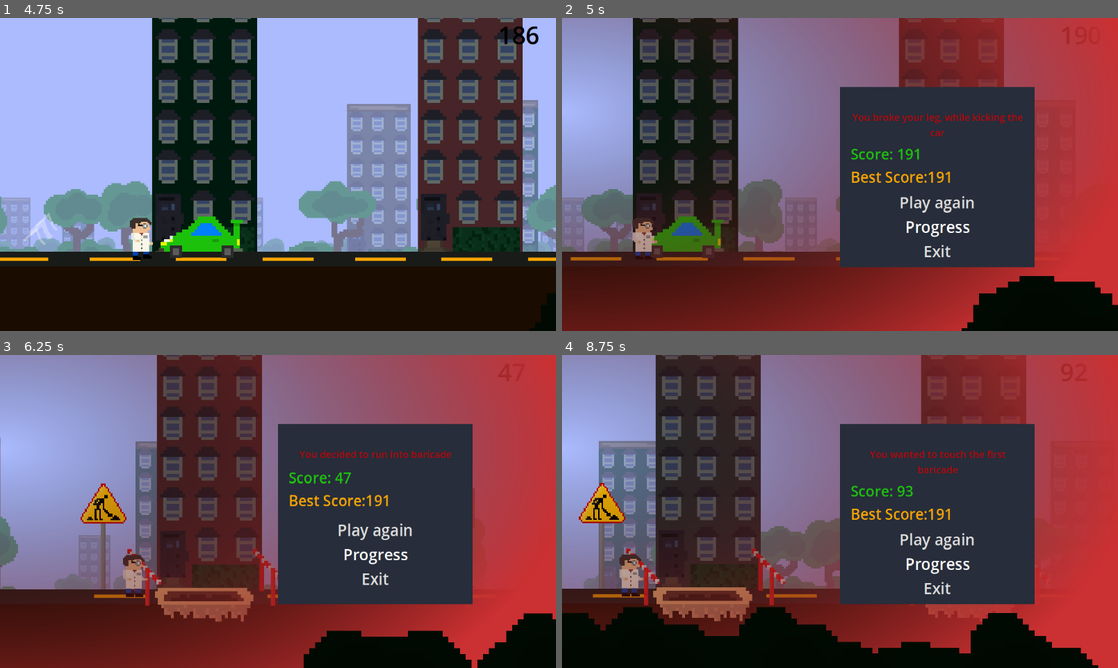
Above: before the commit, frames 1-4 (two rows, left to right).
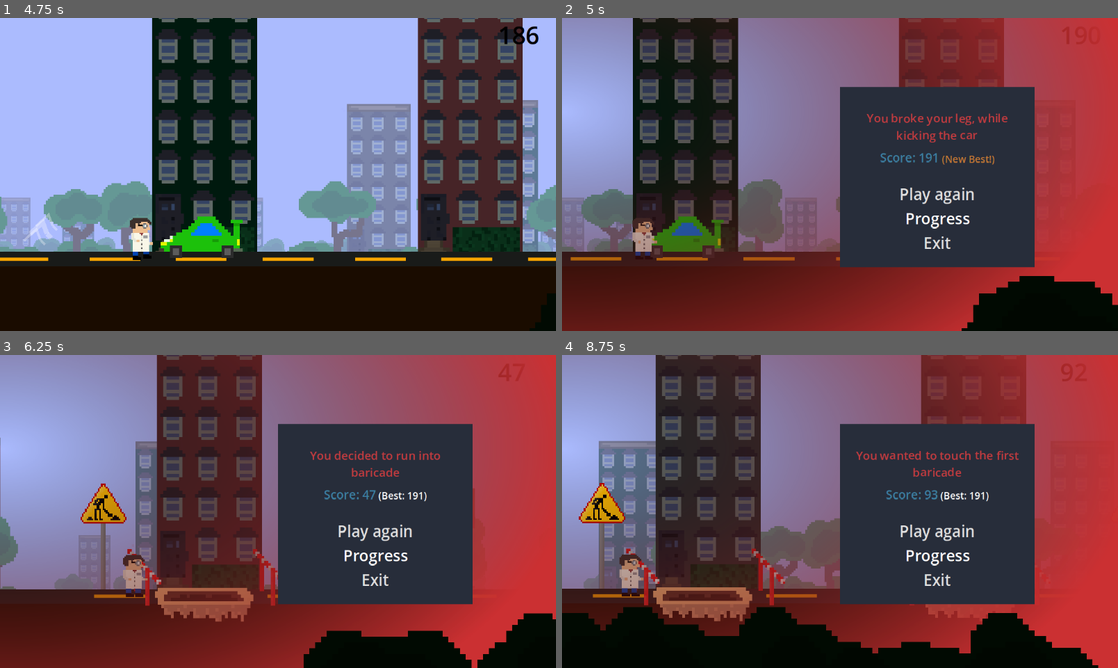
Above: after the commit, the same moments.

Repository: kir-55/Unstable
Game: Godot game, scene res://Scenes/main.tscn
Two runs of this game, one before a commit and one after it. Both use one fixed random seed, a clock stepped at 60 frames per second and the inputs below.
Inputs (mouse positions are in pixels of both pictures, inside the frame that each line leads up to):
- Up to frame 1 (4.75 s): click "Play" at 0.5 s; move the mouse to (400, 158) at 1.27 s; hold Space (up) 1.28-2 s; tap S (bottom) at 1.35, 3.05, 4.35 s; click (400, 158) at 1.42 s; drag from (166, 190) to (250, 237) at 2.02 s; move the mouse to (333, 105) at 2.77 s; tap Shift (dash) at 2.85 s; drag from (250, 237) to (111, 127) at 3.52 s; move the mouse to (444, 221) at 4.27 s; hold Space (up) from 4.28 s (still down)
- Up to frame 2 (5 s): keep holding Space (up)
- Up to frame 3 (6.25 s): release Space (up) at 5 s; click "Play again" at 5 s; drag from (111, 464) to (389, 592) at 5.77 s
- Up to frame 4 (8.75 s): click "Play again" at 6.5 s; move the mouse to (867, 511) at 7.27 s; hold Space (up) 7.28-8 s; tap Shift (dash) at 7.35 s; click (867, 511) at 7.42 s; tap S (bottom) at 7.55 s; drag from (756, 433) to (1117, 586) at 8.02 s

Frame 1 is identical in both runs. In frame 2, 2.5% of the frame differs, in the area x 52-83%, y 30-77%; in frame 3, 1.8%; in frame 4, 2.4%.

Commit message:
Style fixes

Diff:
--- a/Amulets/new_outline.tscn
+++ /dev/null
@@ -1,31 +0,0 @@
-[gd_scene load_steps=4 format=3 uid="uid://pfv7mxqwmppe"]
-
-[ext_resource type="Shader" path="res://Styles/new_outline.gdshader" id="1_yo4uo"]
-[ext_resource type="Texture2D" uid="uid://bs0xlloapmy83" path="res://textures/Amulets/outline.png" id="2_7300f"]
-
-[sub_resource type="ShaderMaterial" id="ShaderMaterial_15v88"]
-shader = ExtResource("1_yo4uo")
-shader_parameter/Line_Smoothness = 0.052
-shader_parameter/Line_Width = 0.2
-shader_parameter/Brightness = 3.0
-shader_parameter/Rotation_deg = 30.0
-shader_parameter/Distortion = 1.766
-shader_parameter/Speed = 0.7
-shader_parameter/Position = 0.0
-shader_parameter/Position_Min = 0.25
-shader_parameter/Position_Max = 0.5
-shader_parameter/Alpha = 1.0
-
-[node name="TextureRect" type="TextureRect"]
-modulate = Color(1, 1, 0, 1)
-show_behind_parent = true
-clip_children = 2
-offset_right = 61.0
-offset_bottom = 56.0
-texture = ExtResource("2_7300f")
-
-[node name="ColorRect" type="ColorRect" parent="."]
-material = SubResource("ShaderMaterial_15v88")
-layout_mode = 0
-offset_right = 61.0
-offset_bottom = 56.0
--- a/Scenes/Locations/city.tscn
+++ b/Scenes/Locations/city.tscn
@@ -1,11 +1,11 @@
 [gd_scene load_steps=22 format=3 uid="uid://bva6jjs3q5tws"]
 
 [ext_resource type="Script" path="res://Scripts/random_system.gd" id="1_38dti"]
-[ext_resource type="Texture2D" uid="uid://3qdpdvrtb63r" path="res://textures/Unstable_paralax_layer1.png" id="1_b5qif"]
+[ext_resource type="Texture2D" uid="uid://3qdpdvrtb63r" path="res://Textures/Unstable_paralax_layer1.png" id="1_b5qif"]
 [ext_resource type="Script" path="res://Scripts/сamera.gd" id="1_g3w6i"]
 [ext_resource type="Script" path="res://Scripts/sloper.gd" id="1_pfyk3"]
 [ext_resource type="Environment" uid="uid://ojw38xadkg2v" path="res://environment.tres" id="1_uj810"]
-[ext_resource type="Texture2D" uid="uid://b2g18eyedc21g" path="res://textures/Unstable_paralax_layer-1.png" id="2_fxvmq"]
+[ext_resource type="Texture2D" uid="uid://b2g18eyedc21g" path="res://Textures/Unstable_paralax_layer-1.png" id="2_fxvmq"]
 [ext_resource type="Script" path="res://Scripts/TerrainGeneration/terrain_generator.gd" id="2_redno"]
 [ext_resource type="Script" path="res://Scripts/audio_controll.gd" id="3_skbog"]
 [ext_resource type="PackedScene" uid="uid://bty2oxq2nwcn6" path="res://Scenes/player.tscn" id="4_a1jms"]
--- a/Scenes/Locations/future.tscn
+++ b/Scenes/Locations/future.tscn
@@ -138,7 +138,7 @@
 player = NodePath("../../Player")
 line = NodePath("../GroundLine")
 terrain_generator = NodePath("..")
-decorations = [ExtResource("11_f7px4"), ExtResource("14_t2yep"), ExtResource("13_pikp5"), ExtResource("9_cgx32")]
+decorations = Array[Resource("res://Scripts/Decorations/decoration.gd")]([ExtResource("11_f7px4"), ExtResource("14_t2yep"), ExtResource("13_pikp5"), ExtResource("9_cgx32")])
 
 [node name="Timer" type="Timer" parent="." node_paths=PackedStringArray("player")]
 wait_time = 10.0
--- a/Scenes/Locations/home.tscn
+++ b/Scenes/Locations/home.tscn
@@ -1,12 +1,12 @@
 [gd_scene load_steps=22 format=3 uid="uid://bhjxp4p8df2qp"]
 
-[ext_resource type="Texture2D" uid="uid://dr46dnkcbkqui" path="res://textures/Baners/Home/unstable_home4.png" id="1_1s6hv"]
-[ext_resource type="Texture2D" uid="uid://dfwhenvxmjuvc" path="res://textures/Baners/Home/unstable_home3.png" id="2_5fefa"]
-[ext_resource type="Texture2D" uid="uid://cgs0nsb18ahpp" path="res://textures/Baners/Home/unstable_home2.png" id="3_dv88k"]
-[ext_resource type="Texture2D" uid="uid://cehxuhsv2bhp8" path="res://textures/Baners/Home/unstable_home.png" id="4_swkg2"]
+[ext_resource type="Texture2D" uid="uid://dr46dnkcbkqui" path="res://Textures/Baners/Home/unstable_home4.png" id="1_1s6hv"]
+[ext_resource type="Texture2D" uid="uid://dfwhenvxmjuvc" path="res://Textures/Baners/Home/unstable_home3.png" id="2_5fefa"]
+[ext_resource type="Texture2D" uid="uid://cgs0nsb18ahpp" path="res://Textures/Baners/Home/unstable_home2.png" id="3_dv88k"]
+[ext_resource type="Texture2D" uid="uid://cehxuhsv2bhp8" path="res://Textures/Baners/Home/unstable_home.png" id="4_swkg2"]
 [ext_resource type="Script" path="res://Scripts/epoch_displayer.gd" id="5_b7opy"]
 [ext_resource type="Script" path="res://Scripts/Amulets/spawn_amulets.gd" id="5_i6kwn"]
-[ext_resource type="PackedScene" uid="uid://b4gt65xd5xb3n" path="res://Scenes/menus/amulet_icon_template.tscn" id="6_58chv"]
+[ext_resource type="PackedScene" uid="uid://b4gt65xd5xb3n" path="res://Scenes/Menus/amulet_icon_template.tscn" id="6_58chv"]
 [ext_resource type="Resource" uid="uid://dbplhi6u5tp6p" path="res://Amulets/bag_of_tools.tres" id="7_xuo3h"]
 [ext_resource type="Resource" uid="uid://bh4tipha1kv5b" path="res://Amulets/chronometer.tres" id="8_2fmrr"]
 [ext_resource type="Resource" uid="uid://cgk8wbbvqcoc7" path="res://Amulets/some_plant.tres" id="9_ysgxt"]
--- a/Scenes/Menus/amulet_icon_template.tscn
+++ b/Scenes/Menus/amulet_icon_template.tscn
@@ -1,9 +1,9 @@
 [gd_scene load_steps=6 format=3 uid="uid://b4gt65xd5xb3n"]
 
 [ext_resource type="Theme" uid="uid://o1p54tv8dklw" path="res://Styles/theme.tres" id="1_7aqtk"]
-[ext_resource type="Texture2D" uid="uid://bj4bdslc6roka" path="res://textures/Amulets/clock.png" id="2_l7lqn"]
+[ext_resource type="Texture2D" uid="uid://bj4bdslc6roka" path="res://Textures/Amulets/clock.png" id="2_l7lqn"]
 [ext_resource type="Script" path="res://Scripts/custom_tooltip.gd" id="3_287wm"]
-[ext_resource type="PackedScene" uid="uid://bigmbkrs23ifx" path="res://Scenes/menus/tooltip.tscn" id="4_qkxax"]
+[ext_resource type="PackedScene" uid="uid://bigmbkrs23ifx" path="res://Scenes/Menus/tooltip.tscn" id="4_qkxax"]
 
 [sub_resource type="LabelSettings" id="LabelSettings_v2uu3"]
 font_size = 32
--- /dev/null
+++ b/Scenes/Menus/new_outline.tscn
@@ -0,0 +1,25 @@
+[gd_scene load_steps=3 format=3 uid="uid://pfv7mxqwmppe"]
+
+[ext_resource type="Material" uid="uid://blmayflby86ef" path="res://Styles/new_highlight.tres" id="1_4s54f"]
+[ext_resource type="Texture2D" uid="uid://bs0xlloapmy83" path="res://Textures/Amulets/outline.png" id="2_7300f"]
+
+[node name="TextureRect" type="TextureRect"]
+modulate = Color(1, 1, 0, 1)
+self_modulate = Color(1, 1, 0, 1)
+show_behind_parent = true
+clip_children = 2
+material = ExtResource("1_4s54f")
+custom_minimum_size = Vector2(72, 72)
+anchors_preset = 8
+anchor_left = 0.5
+anchor_top = 0.5
+anchor_right = 0.5
+anchor_bottom = 0.5
+offset_left = -36.0
+offset_top = -36.0
+offset_right = 36.0
+offset_bottom = 36.0
+grow_horizontal = 2
+grow_vertical = 2
+texture = ExtResource("2_7300f")
+stretch_mode = 5
--- a/Scenes/Menus/progress_menu.tscn
+++ b/Scenes/Menus/progress_menu.tscn
@@ -6,12 +6,12 @@
 [ext_resource type="StyleBox" uid="uid://sr3rv6n41wdu" path="res://Styles/transparent_button.tres" id="3_mkup5"]
 [ext_resource type="StyleBox" uid="uid://d2bmcyyj3mhkh" path="res://Styles/button_hover.tres" id="4_7j6te"]
 [ext_resource type="Script" path="res://Scripts/menus/Progress/spawn_amulets.gd" id="4_86uri"]
-[ext_resource type="PackedScene" uid="uid://b4gt65xd5xb3n" path="res://Scenes/menus/amulet_icon_template.tscn" id="5_b7kvo"]
-[ext_resource type="Texture2D" uid="uid://c1dp2t0q0chrc" path="res://textures/Amulets/unfound.png" id="6_v6gmf"]
-[ext_resource type="PackedScene" uid="uid://pfv7mxqwmppe" path="res://Amulets/new_outline.tscn" id="8_mjkde"]
+[ext_resource type="PackedScene" uid="uid://b4gt65xd5xb3n" path="res://Scenes/Menus/amulet_icon_template.tscn" id="5_b7kvo"]
+[ext_resource type="Texture2D" uid="uid://c1dp2t0q0chrc" path="res://Textures/Amulets/unfound.png" id="6_v6gmf"]
+[ext_resource type="PackedScene" uid="uid://pfv7mxqwmppe" path="res://Scenes/Menus/new_outline.tscn" id="8_mjkde"]
 
 [sub_resource type="StyleBoxFlat" id="StyleBoxFlat_kxiux"]
-bg_color = Color(0.230315, 0.230315, 0.230315, 1)
+bg_color = Color(0.208756, 0.237667, 0.300274, 1)
 
 [node name="ProgressMenu" type="Control"]
 z_index = 10
@@ -54,7 +54,7 @@
 theme_override_constants/margin_bottom = 50
 
 [node name="VBoxContainer" type="VBoxContainer" parent="Panel/MarginContainer"]
-custom_minimum_size = Vector2(400, 0)
+custom_minimum_size = Vector2(466.1, 444.125)
 layout_mode = 2
 alignment = 1
 
@@ -84,6 +84,7 @@
 size_flags_stretch_ratio = 0.02
 
 [node name="ScrollContainer" type="ScrollContainer" parent="Panel/MarginContainer/VBoxContainer"]
+custom_minimum_size = Vector2(794, 0)
 layout_mode = 2
 size_flags_horizontal = 4
 size_flags_vertical = 3
@@ -91,6 +92,7 @@
 horizontal_scroll_mode = 0
 
 [node name="MarginContainer2" type="MarginContainer" parent="Panel/MarginContainer/VBoxContainer/ScrollContainer"]
+custom_minimum_size = Vector2(785.165, 0)
 layout_mode = 2
 size_flags_vertical = 3
 theme_override_constants/margin_left = 20
--- a/Scenes/age_travel_machine.tscn
+++ b/Scenes/age_travel_machine.tscn
@@ -1,6 +1,6 @@
 [gd_scene load_steps=4 format=3 uid="uid://dvk85grtcjnak"]
 
-[ext_resource type="Texture2D" uid="uid://du51rvnovd0h" path="res://textures/Baners/medieval_baner.png" id="1_8vpsh"]
+[ext_resource type="Texture2D" uid="uid://du51rvnovd0h" path="res://Textures/Baners/medieval_baner.png" id="1_8vpsh"]
 [ext_resource type="Script" path="res://Scripts/change_scene.gd" id="2_m0f35"]
 
 [sub_resource type="LabelSettings" id="LabelSettings_ola1w"]
--- a/Scenes/menus/game_over_menu.tscn
+++ b/Scenes/menus/game_over_menu.tscn
@@ -16,11 +16,7 @@
 fill_to = Vector2(0.991453, 0)
 metadata/_snap_enabled = true
 
-[sub_resource type="LabelSettings" id="LabelSettings_hxf4e"]
-font_size = 20
-font_color = Color(0.707013, 0.0313546, 0.0515839, 1)
-
-[node name="GameOverMenu" type="Control" node_paths=PackedStringArray("last_score_label", "best_score_label", "new_amulet_count_label")]
+[node name="GameOverMenu" type="Control" node_paths=PackedStringArray("death_info", "new_amulet_count_label")]
 layout_mode = 3
 anchors_preset = 8
 anchor_left = 0.5
@@ -32,8 +28,7 @@
 size_flags_vertical = 3
 size_flags_stretch_ratio = 2.0
 script = ExtResource("1_fseod")
-last_score_label = NodePath("Panel/MarginContainer/VBoxContainer/Last Score")
-best_score_label = NodePath("Panel/MarginContainer/VBoxContainer/Best Score")
+death_info = NodePath("Panel/MarginContainer/VBoxContainer/DeathInfo")
 new_amulet_count_label = NodePath("Panel/MarginContainer/VBoxContainer/RichTextLabel")
 
 [node name="TextureRect" type="TextureRect" parent="."]
@@ -73,32 +68,20 @@
 [node name="VBoxContainer" type="VBoxContainer" parent="Panel/MarginContainer"]
 layout_mode = 2
 
-[node name="DeathMessageLabel" type="Label" parent="Panel/MarginContainer/VBoxContainer"]
+[node name="DeathMessage" type="RichTextLabel" parent="Panel/MarginContainer/VBoxContainer"]
+custom_minimum_size = Vector2(0, 70)
 layout_mode = 2
-theme_type_variation = &"HeaderLarge"
-theme_override_font_sizes/font_size = 50
-text = "YOU LOST"
-label_settings = SubResource("LabelSettings_hxf4e")
-horizontal_alignment = 1
-autowrap_mode = 3
-justification_flags = 0
+bbcode_enabled = true
 
 [node name="Margin3" type="Control" parent="Panel/MarginContainer/VBoxContainer"]
 layout_mode = 2
 size_flags_vertical = 3
 size_flags_stretch_ratio = 0.5
 
-[node name="Last Score" type="Label" parent="Panel/MarginContainer/VBoxContainer"]
+[node name="DeathInfo" type="RichTextLabel" parent="Panel/MarginContainer/VBoxContainer"]
+custom_minimum_size = Vector2(0, 60)
 layout_mode = 2
-theme_override_colors/font_color = Color(0.121569, 0.760784, 0.0627451, 1)
-theme_override_font_sizes/font_size = 30
-text = "Score: "
-
-[node name="Best Score" type="Label" parent="Panel/MarginContainer/VBoxContainer"]
-layout_mode = 2
-theme_override_colors/font_color = Color(0.976471, 0.65098, 0.0196078, 1)
-theme_override_font_sizes/font_size = 30
-text = "Best Score:"
+bbcode_enabled = true
 
 [node name="Margin2" type="Control" parent="Panel/MarginContainer/VBoxContainer"]
 layout_mode = 2
@@ -113,6 +96,7 @@
 text = "Play again"
 
 [node name="RichTextLabel" type="RichTextLabel" parent="Panel/MarginContainer/VBoxContainer"]
+z_index = 30
 layout_mode = 2
 size_flags_horizontal = 3
 size_flags_vertical = 3
@@ -121,6 +105,7 @@
 fit_content = true
 
 [node name="Progress" type="Button" parent="Panel/MarginContainer/VBoxContainer/RichTextLabel"]
+show_behind_parent = true
 layout_mode = 1
 anchors_preset = 15
 anchor_right = 1.0
--- a/Scenes/menus/start_menu.tscn
+++ b/Scenes/menus/start_menu.tscn
@@ -1,9 +1,10 @@
-[gd_scene load_steps=7 format=3 uid="uid://b34nhv4f6un8n"]
+[gd_scene load_steps=8 format=3 uid="uid://b34nhv4f6un8n"]
 
 [ext_resource type="Script" path="res://Scripts/Menus/game_over_menu.gd" id="1_yv4ht"]
-[ext_resource type="Texture2D" uid="uid://0dwlp03c63nb" path="res://textures/UnstableLogo.png" id="3_ekuea"]
+[ext_resource type="Texture2D" uid="uid://0dwlp03c63nb" path="res://Textures/UnstableLogo.png" id="3_ekuea"]
 [ext_resource type="StyleBox" uid="uid://d2bmcyyj3mhkh" path="res://Styles/button_hover.tres" id="4_rrgdv"]
 [ext_resource type="StyleBox" uid="uid://cerythqxamdxh" path="res://Styles/button_hover_yellow.tres" id="5_1mafq"]
+[ext_resource type="StyleBox" uid="uid://depdhdvh1mnip" path="res://Styles/button_hover_green.tres" id="6_4jgwr"]
 [ext_resource type="StyleBox" uid="uid://bexrdmx650haa" path="res://Styles/panel.tres" id="6_25x81"]
 [ext_resource type="StyleBox" uid="uid://sr3rv6n41wdu" path="res://Styles/transparent_button.tres" id="7_ug5gg"]
 
@@ -81,7 +82,7 @@
 size_flags_stretch_ratio = 2.0
 theme_override_font_sizes/font_size = 32
 theme_override_styles/normal = ExtResource("7_ug5gg")
-theme_override_styles/hover = ExtResource("4_rrgdv")
+theme_override_styles/hover = ExtResource("6_4jgwr")
 theme_override_styles/pressed = ExtResource("4_rrgdv")
 theme_override_styles/focus = ExtResource("4_rrgdv")
 text = "Progress"
--- a/Scenes/player.tscn
+++ b/Scenes/player.tscn
@@ -2,17 +2,17 @@
 
 [ext_resource type="Script" path="res://Scripts/player.gd" id="1_22t7u"]
 [ext_resource type="Script" path="res://Scripts/Amulets/amulet_system.gd" id="2_sxsw1"]
-[ext_resource type="PackedScene" uid="uid://b4gt65xd5xb3n" path="res://Scenes/menus/amulet_icon_template.tscn" id="4_e8l5m"]
+[ext_resource type="PackedScene" uid="uid://b4gt65xd5xb3n" path="res://Scenes/Menus/amulet_icon_template.tscn" id="4_e8l5m"]
 [ext_resource type="Script" path="res://Scripts/trail.gd" id="9_lardo"]
 [ext_resource type="AudioStream" uid="uid://b2mm6fhdu7v5v" path="res://Audio/Sounds/strzal.mp3" id="14_hg3xp"]
-[ext_resource type="Texture2D" uid="uid://cqnn5wprrxkk" path="res://textures/Player/1.png" id="15_rej4y"]
-[ext_resource type="Texture2D" uid="uid://bfllsgqcnea8h" path="res://textures/Player/2.png" id="16_udaus"]
-[ext_resource type="Texture2D" uid="uid://bnqy5phdfqc8y" path="res://textures/Player/3.png" id="17_5dhva"]
-[ext_resource type="Texture2D" uid="uid://icl8g7dyq38u" path="res://textures/Player/4.png" id="18_mxoim"]
-[ext_resource type="Texture2D" uid="uid://sj3gqiiuldle" path="res://textures/Player/5.png" id="19_ouaol"]
-[ext_resource type="Texture2D" uid="uid://c0kt14syxving" path="res://textures/Player/6.png" id="20_j7w74"]
-[ext_resource type="Texture2D" uid="uid://cp2xyb0wba0sr" path="res://textures/Player/7.png" id="21_8taeu"]
-[ext_resource type="Texture2D" uid="uid://w8sie85hw4eo" path="res://textures/Player/8.png" id="22_8wiyi"]
+[ext_resource type="Texture2D" uid="uid://cqnn5wprrxkk" path="res://Textures/Player/1.png" id="15_rej4y"]
+[ext_resource type="Texture2D" uid="uid://bfllsgqcnea8h" path="res://Textures/Player/2.png" id="16_udaus"]
+[ext_resource type="Texture2D" uid="uid://bnqy5phdfqc8y" path="res://Textures/Player/3.png" id="17_5dhva"]
+[ext_resource type="Texture2D" uid="uid://icl8g7dyq38u" path="res://Textures/Player/4.png" id="18_mxoim"]
+[ext_resource type="Texture2D" uid="uid://sj3gqiiuldle" path="res://Textures/Player/5.png" id="19_ouaol"]
+[ext_resource type="Texture2D" uid="uid://c0kt14syxving" path="res://Textures/Player/6.png" id="20_j7w74"]
+[ext_resource type="Texture2D" uid="uid://cp2xyb0wba0sr" path="res://Textures/Player/7.png" id="21_8taeu"]
+[ext_resource type="Texture2D" uid="uid://w8sie85hw4eo" path="res://Textures/Player/8.png" id="22_8wiyi"]
 
 [sub_resource type="RectangleShape2D" id="RectangleShape2D_uu4jv"]
 size = Vector2(21.4286, 50)
--- a/Scripts/Decorations/deadly_area.gd
+++ b/Scripts/Decorations/deadly_area.gd
@@ -21,7 +21,7 @@
 			var game_over_menu = load("res://Scenes/menus/game_over_menu.tscn")
 			var instance = game_over_menu.instantiate()
 			if death_messages and death_messages.size() != 0:
-				instance.find_child("DeathMessageLabel").text = death_messages.pick_random()
+				instance.find_child("DeathMessage").append_text("[center][font_size=24][shake rate=20.0 level=3 connected=1][color='#c33c40']" + death_messages.pick_random() + "[/color][/shake][/font_size][center]")
 			get_tree().current_scene.find_child("CanvasLayer").add_child(instance)
 		else:
 			get_parent().queue_free()
--- a/Scripts/global_variables.gd
+++ b/Scripts/global_variables.gd
@@ -21,7 +21,7 @@
 
 @export var amulets: Array[Amulet]
 var player_amulets: Array[int]
-var player_amulet_collection : Array[int] = [0]
+var player_amulet_collection : Array[int] = []
 var player_new_amulets : Array[int]
 
 
--- a/Scripts/menus/Progress/spawn_amulets.gd
+++ b/Scripts/menus/Progress/spawn_amulets.gd
@@ -6,14 +6,15 @@
 
 func _ready():
 	GlobalVariables.player_amulet_collection.sort()
-	for id in GlobalVariables.player_amulet_collection:
-		spawn_amulet(GlobalVariables.amulets[id])
 
-	for i in range(GlobalVariables.amulets.size() - GlobalVariables.player_amulet_collection.size()):
-		var amulet_representation = amulet_prefab.instantiate()
-		amulet_representation.texture = not_found_amulet_texture
-		amulet_representation.tooltip_text = "???\n" +  "This amulet has not been found yet..."
-		add_child(amulet_representation)
+	for amulet_id in GlobalVariables.amulets.size():
+		if GlobalVariables.player_amulet_collection.has(amulet_id):
+			spawn_amulet(GlobalVariables.amulets[amulet_id])
+		else:
+			var amulet_representation = amulet_prefab.instantiate()
+			amulet_representation.texture = not_found_amulet_texture
+			amulet_representation.tooltip_text = "???\n" +  "This amulet has not been found yet..."
+			add_child(amulet_representation)
 
 func spawn_amulet(amulet):
 	var amulet_representation = amulet_prefab.instantiate()
--- a/Scripts/menus/game_over_menu.gd
+++ b/Scripts/menus/game_over_menu.gd
@@ -3,9 +3,8 @@
 
 
 
-@export var last_score_label : Label
-@export var best_score_label : Label
-@export var new_amulet_count_label : RichTextLabel
+@export var death_info: RichTextLabel
+@export var new_amulet_count_label: RichTextLabel
 
 
 
@@ -22,14 +21,15 @@
 	GlobalFunctions.reload()
 
 func _ready():
-	while(!last_score_label or !best_score_label):
+	if !death_info:
 		return
-	last_score_label.set_text(last_score_label.get_text() + str(GlobalVariables.last_score))
-	best_score_label.set_text(best_score_label.get_text() + str(GlobalVariables.best_score))
-
+	if GlobalVariables.last_score == GlobalVariables.best_score:
+		death_info.append_text("[center][font_size=25][color='#3d80a3']Score: " + str(GlobalVariables.last_score) + "[/color][/font_size][color='#c57835'][font_size=20][shake rate=5 level=10] (New Best!)[/shake][/font_size][/color][/center]")
+	else:
+		death_info.append_text("[center][font_size=25][color='#3d80a3']Score: " + str(GlobalVariables.last_score) + "[/color][/font_size][font_size=20] (Best: " + str(GlobalVariables.best_score) + ")[/font_size][/center]")
 
 func _on_new_amulet_count_ready():
 	if GlobalVariables.player_new_amulets.size() > 0:
-		new_amulet_count_label.append_text('[center]Progress ([color="red"]' + str(GlobalVariables.player_new_amulets.size()) + ' new![/color])[/center]')
+		new_amulet_count_label.append_text('[center]Progress [/center][color="#c57835"][font_size=20][shake rate=5 level=10](' + str(GlobalVariables.player_new_amulets.size()) + ' New!)[/shake][/font_size][/color]')
 	else:
 		new_amulet_count_label.append_text("[center]Progress[/center]")
--- /dev/null
+++ b/Styles/new_highlight.tres
@@ -0,0 +1,10 @@
+[gd_resource type="ShaderMaterial" load_steps=2 format=3 uid="uid://blmayflby86ef"]
+
+[ext_resource type="Shader" path="res://Styles/new_outline.gdshader" id="1_gexga"]
+
+[resource]
+shader = ExtResource("1_gexga")
+shader_parameter/highlight_color = Color(0.772549, 0.470588, 0.207843, 1)
+shader_parameter/frequency = 4.235
+shader_parameter/highlight_speed = 1.608
+shader_parameter/highlight_width = 789.189
--- a/Styles/new_outline.gdshader
+++ b/Styles/new_outline.gdshader
@@ -1,70 +1,30 @@
 shader_type canvas_item;
-render_mode skip_vertex_transform;
 
-uniform float Line_Smoothness : hint_range(0, 0.1) = 0.045;
-uniform float Line_Width : hint_range(0, 0.2) = 0.09;
-uniform float Brightness = 3.0;
-uniform float Rotation_deg : hint_range(-90, 90) = 30;
-uniform float Distortion : hint_range(1, 2) = 1.8;
-uniform float Speed = 0.7;
-uniform float Position : hint_range(0, 1) = 0;
-uniform float Position_Min = 0.25;
-uniform float Position_Max = 0.5;
-uniform float Alpha : hint_range(0, 1) = 1;
+// The color that flashes when highlighting the sprite
+uniform vec4 highlight_color : source_color = vec4(1.0, 1.0, 1.0, 1.0);
 
-vec2 rotate_uv(vec2 uv, vec2 center, float rotation, bool use_degrees){
-		float _angle = rotation;
-		if(use_degrees){
-			_angle = rotation * (3.1415926/180.0);
-		}
-		mat2 _rotation = mat2(
-			vec2(cos(_angle), -sin(_angle)),
-			vec2(sin(_angle), cos(_angle))
-		);
-		vec2 _delta = uv - center;
-		_delta = _rotation * _delta;
-		return _delta + center;
-	}
+// Used to control the time between flashes
+uniform float frequency : hint_range(0.0, 25.0) = 0.35;
 
-void fragment() {
+// Speed of each flash
+uniform float highlight_speed : hint_range(0.0, 25.0) = 6.0;
 
-	vec2 center_uv = UV - vec2(0.5, 0.5);
-	float gradient_to_edge = max(abs(center_uv.x), abs(center_uv.y));
-	gradient_to_edge = gradient_to_edge * Distortion;
-	gradient_to_edge = 1.0 - gradient_to_edge;
-	vec2 rotaded_uv = rotate_uv(UV, vec2(0.5, 0.5), Rotation_deg, true);
+// How much area each flash covers (width)
+uniform float highlight_width : hint_range(0.0, 1000.0) = 15.0;
 
-	float remapped_position;
-	{
-		float output_range = Position_Max - Position_Min;
-		remapped_position = Position_Min + output_range * Position;
-	}
+void fragment( )
+{
+	vec4 input_color = texture(TEXTURE, UV);
+	float width = 0.001 * frequency * highlight_width / 2.0;
 
-	float remapped_time = TIME * Speed + remapped_position;
-	remapped_time = fract(remapped_time);
-	{
-		float output_range = 2.0 - (-2.0);
-		remapped_time = -2.0 + output_range * remapped_time;
-	}
+	// can play with + or - sign for each UV
+	// to control which direction the highlight moves
+	// ex. -UV.x - UV.y makes the highlight go from
+	// top left to bottom right
+	float value = floor(sin(frequency * ((UV.x - UV.y) + TIME * highlight_speed)) + width);
 
-	vec2 offset_uv = vec2(rotaded_uv.xy) + vec2(remapped_time, 0.0);
-	float line = vec3(offset_uv, 0.0).x;
-	line = abs(line);
-	line = gradient_to_edge * line;
-	line = sqrt(line);
-
-	float line_smoothness = clamp(Line_Smoothness, 0.001, 1.0);
-	float offset_plus = Line_Width + line_smoothness;
-	float offset_minus = Line_Width - line_smoothness;
-
-	float remapped_line;
-	{
-		float input_range = offset_minus - offset_plus;
-		remapped_line = (line - offset_plus) / input_range;
-	}
-	remapped_line = remapped_line * Brightness;
-	remapped_line = min(remapped_line, Alpha);
-	remapped_line = clamp(remapped_line,0.0,1.0);
-	COLOR = vec4(remapped_line);
-	COLOR.a = remapped_line;
+	// used to control when to use input color vs highlight color
+	float highlight = value > 0.5? 1.0: 0.0;
+	vec3 new_color = input_color.rgb * (1.0 - highlight) + highlight_color.rgb * highlight;
+	COLOR = vec4(new_color, input_color.a);
 }
Not shown: 1 places in Scenes/menus/game_over_menu.tscn that only renumber resources
Not shown, changed: Textures/Amulets/mystery_pill.png.import
Not shown, changed: Textures/Amulets/notes.png.import
Not shown, changed: Textures/Amulets/outline.png.import
Not shown, changed: Textures/Amulets/pill.png.import
Not shown, changed: Textures/Amulets/pizza.png.import
Not shown, changed: Textures/Amulets/unfound.png.import
Not shown, changed: Textures/Player/1.png.import
Not shown, changed: Textures/Player/2.png.import
Not shown, changed: Textures/Player/3.png.import
Not shown, changed: Textures/Player/4.png.import
Not shown, changed: Textures/Player/5.png.import
(and 43 more such lines)
